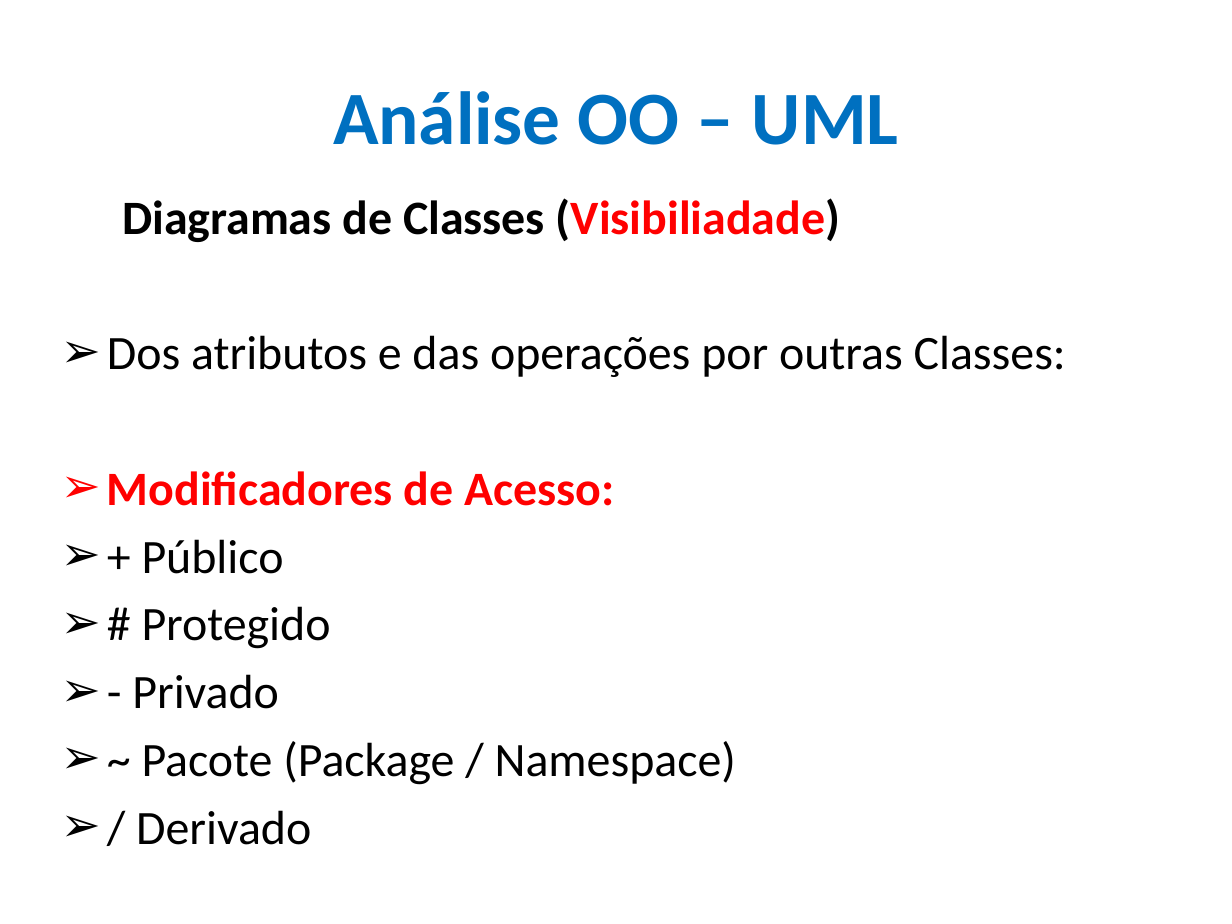
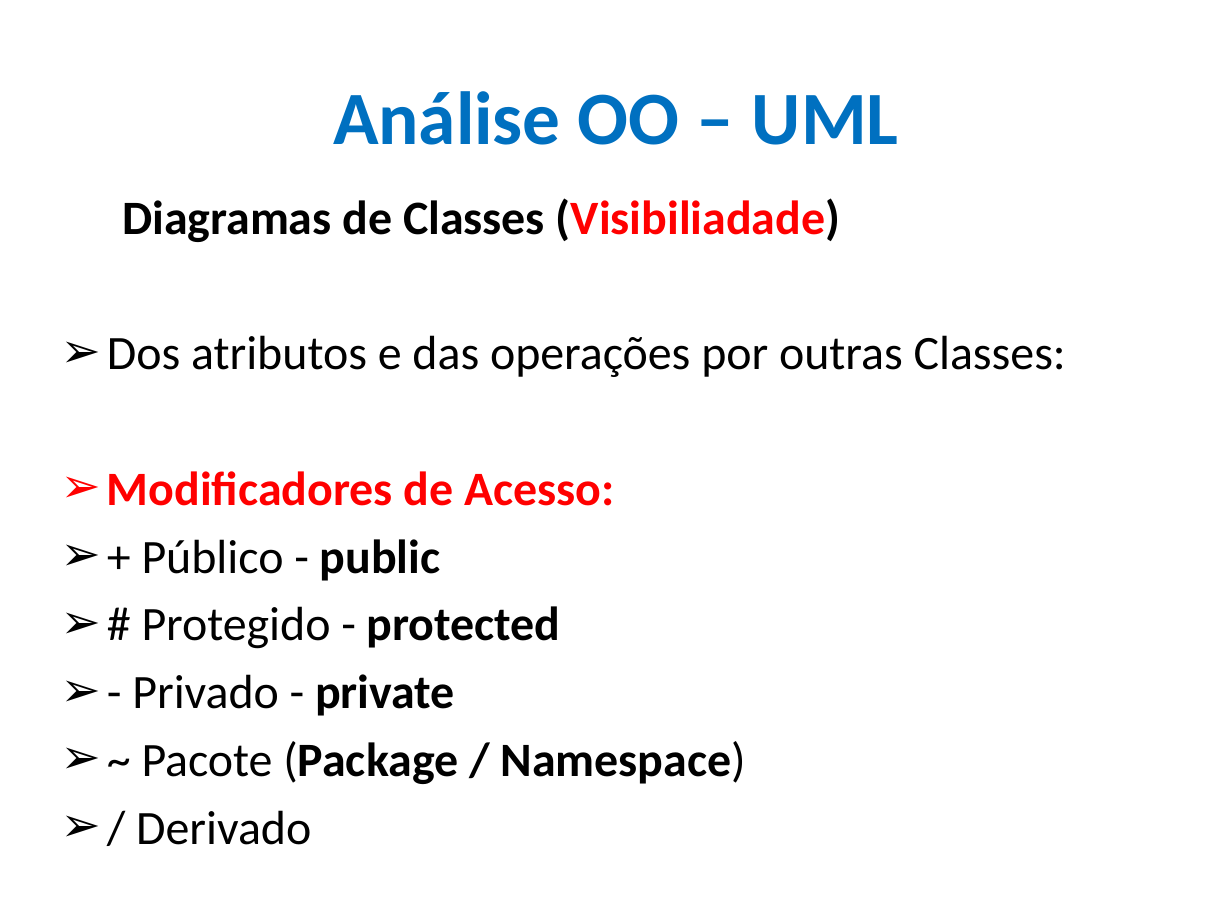
Before and after one commit to CloudEducationBrazil/WydenEngenhariaDeSoftware, a slide deck: slide 20 of 01 Classes/Aulas 03 e 04 Conceitos Métodos Ágeis XP e Analise OO.pptx (slide 24 before the commit). Drawn at 1232x924 pixels with LibreOffice and Linux fonts; fonts in the diff are those of the drawing; background and template pictures are left out. Boxes give left, top, right and bottom in pixels: in the first picture for what was removed or moved away, otherwise in the second. Text is boxed around its words. In the diff, an @@ line names an element or a change of style, - is before the commit and + after.

```diff
--- a/01 Classes/Aulas 03 e 04 Conceitos Métodos Ágeis XP e Analise OO.pptx
+++ b/01 Classes/Aulas 03 e 04 Conceitos Métodos Ágeis XP e Analise OO.pptx
@@ text at [132, 539, 561, 716]: text changed @@
-➢ + Público
-➢ # Protegido
-➢ - Privado
+➢ + Público - public
+➢ # Protegido - protected
+➢ - Privado - private
@@ text at [142, 741, 746, 784]: bold on in "(Package / Namespace)" @@
```
Also in this commit, not shown: 6 other slides changed, 4 slides removed, 1 other file.
